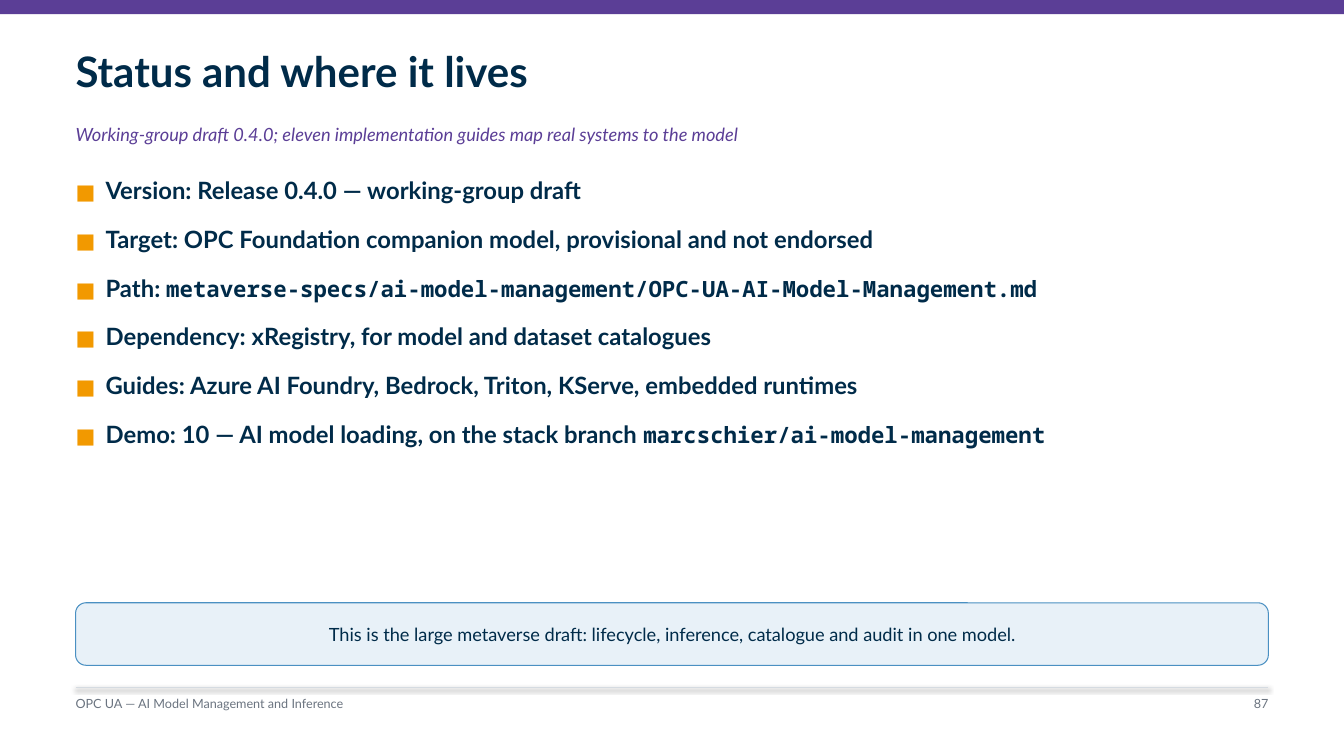
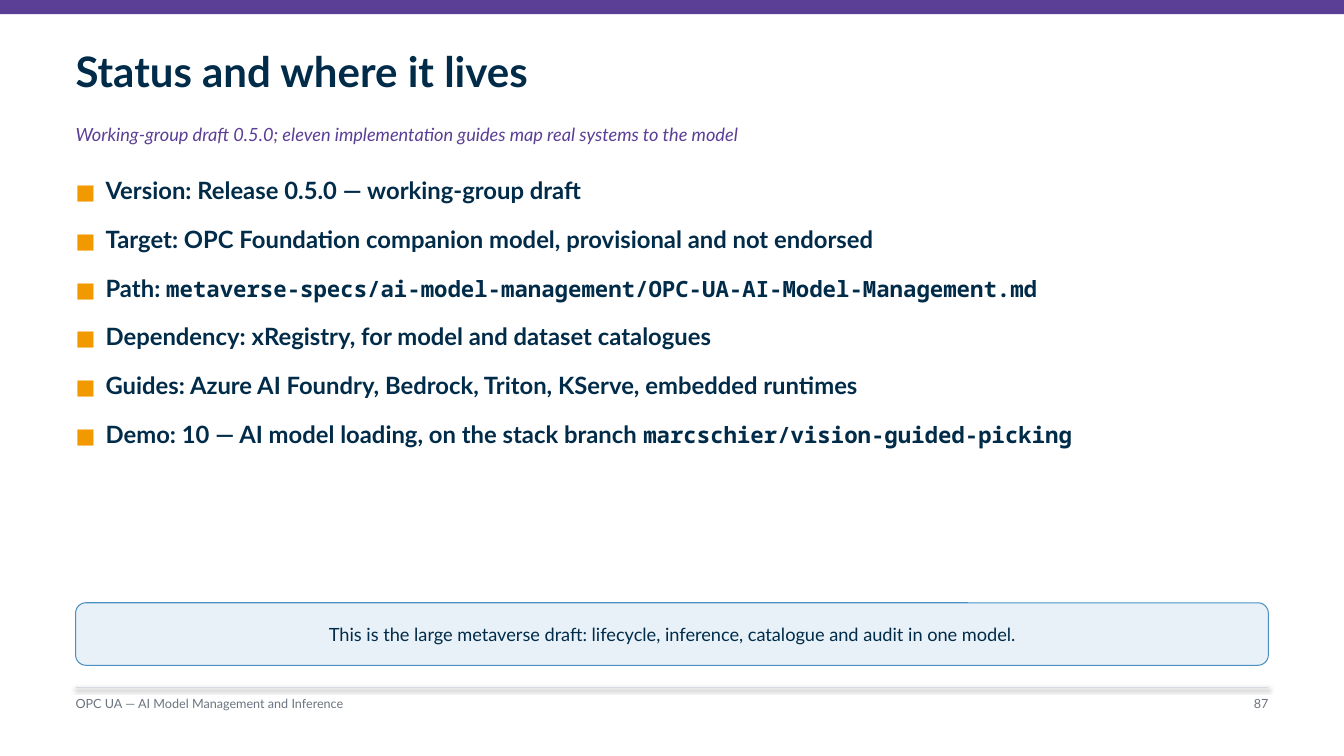
Before and after one commit to marcschier/opcua-drafts, a slide deck: slide 87 of decks/OPC-UA-Drafts-Overview.pptx. Drawn at 1344x756 pixels with LibreOffice and Linux fonts; fonts in the diff are those of the drawing. Boxes give left, top, right and bottom in pixels: in the first picture for what was removed or moved away, otherwise in the second. Text is boxed around its words. In the diff, an @@ line names an element or a change of style, - is before the commit and + after.

```diff
--- a/decks/OPC-UA-Drafts-Overview.pptx
+++ b/decks/OPC-UA-Drafts-Overview.pptx
@@ text at (76, 127, 738, 145): text changed @@
-Working-group draft 0.4.0; eleven implementation guides map real systems to the model
+Working-group draft 0.5.0; eleven implementation guides map real systems to the model
@@ text at (106, 181, 581, 204): text changed @@
-■ Version: Release 0.4.0 — working-group draft
+■ Version: Release 0.5.0 — working-group draft
@@ text at (106, 425, 1072, 448): text changed @@
-■ Demo: 10 — AI model loading, on the stack branch marcschier/ai-model-management
+■ Demo: 10 — AI model loading, on the stack branch marcschier/vision-guided-picking
```
Also in this commit, not shown: 7 other slides changed, 11 other files.
